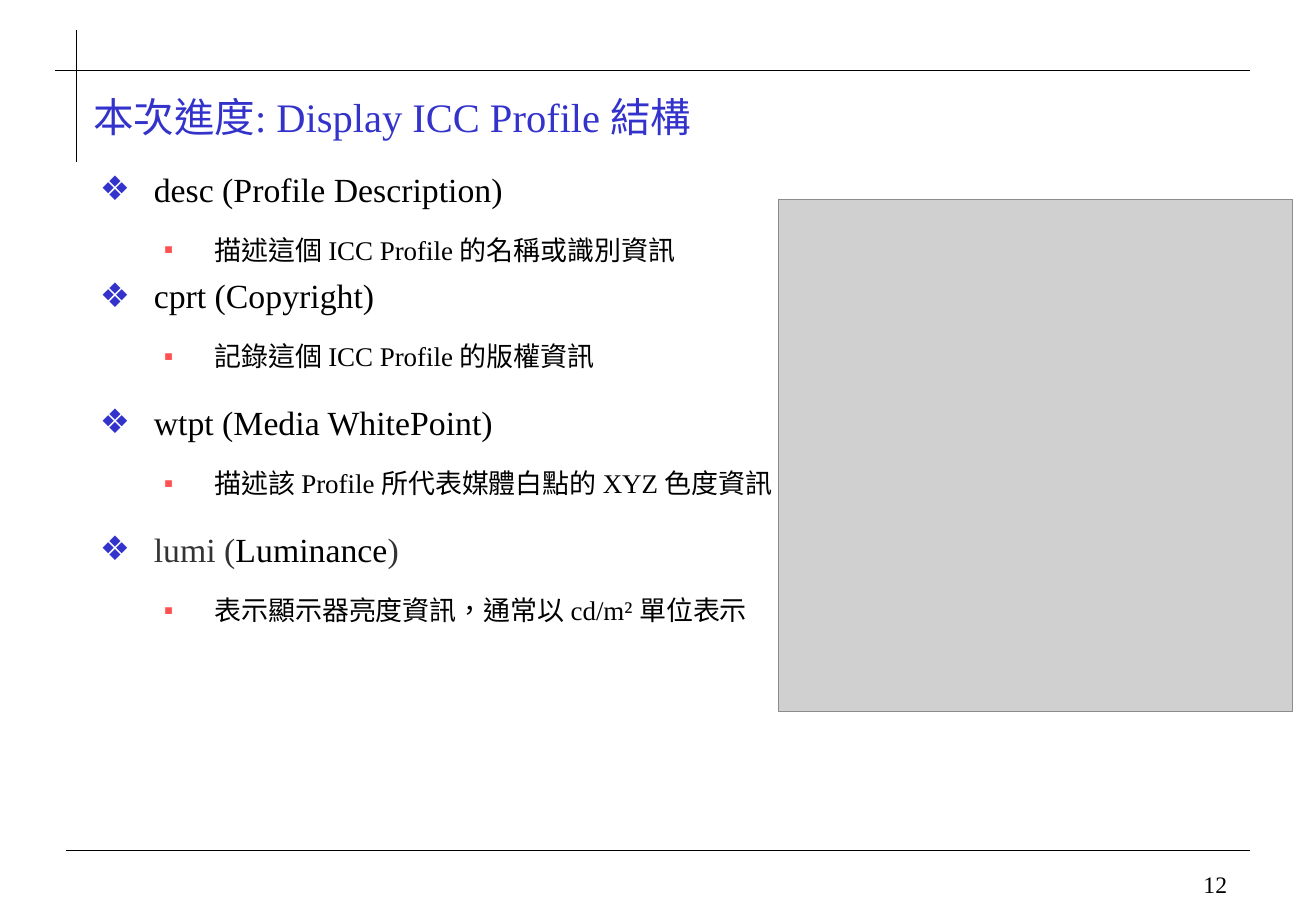
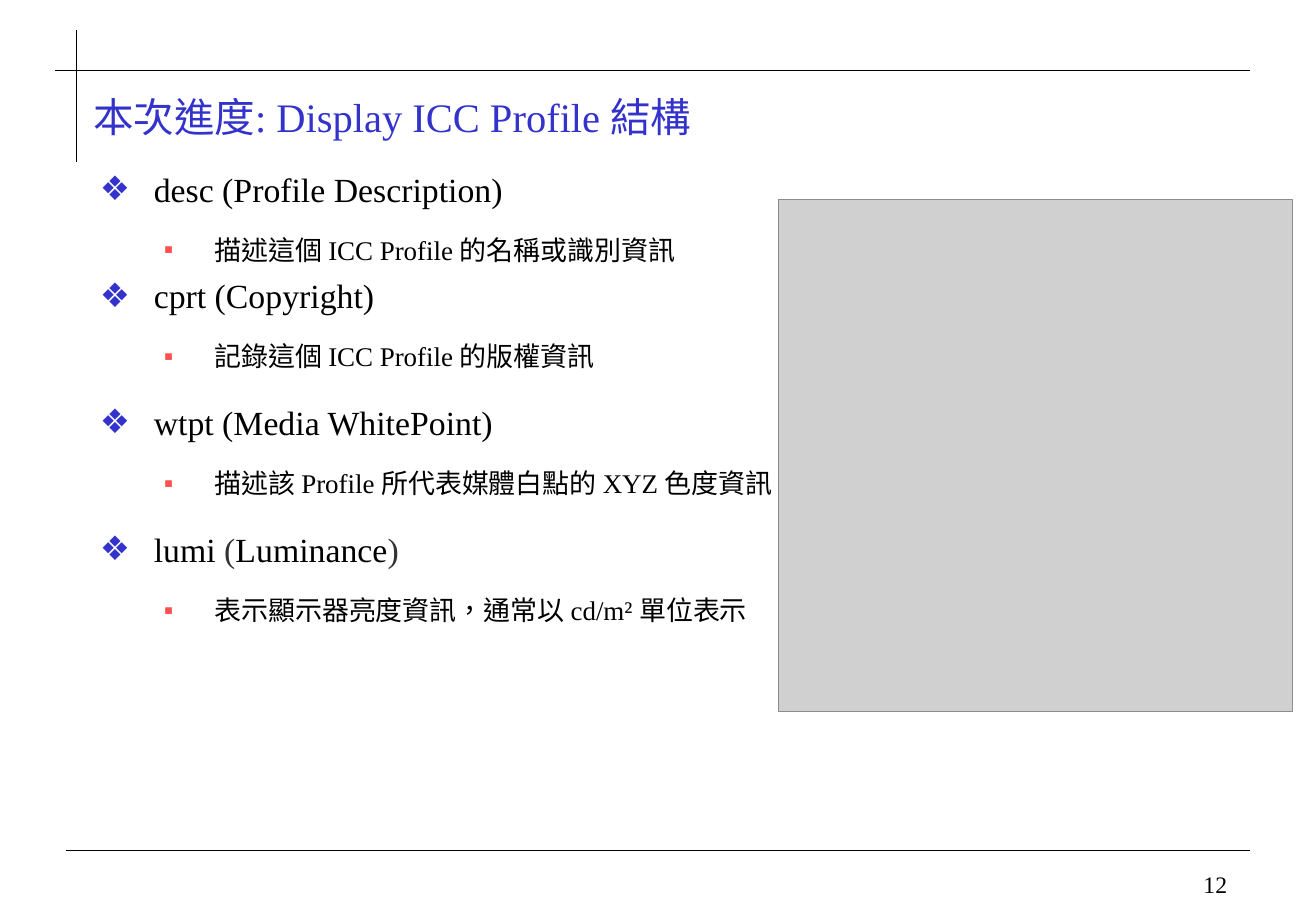
Before and after one commit to 0ilasis0/home, a slide deck: slide 12 of ICCPROFILE_0923.pptx. Drawn at 1316x911 pixels with LibreOffice and Linux fonts; fonts in the diff are those of the drawing; grey boxes stand for pictures; background and template pictures are left out. Boxes give left, top, right and bottom in pixels: in the first picture for what was removed or moved away, otherwise in the second. Text is boxed around its words. In the diff, an @@ line names an element or a change of style, - is before the commit and + after.

```diff
--- a/ICCPROFILE_0923.pptx
+++ b/ICCPROFILE_0923.pptx
@@ text at [154, 538, 399, 569]: text colour #333333 to #000000 in "lumi" @@
```
Also in this commit, not shown: 1 other slide changed.
